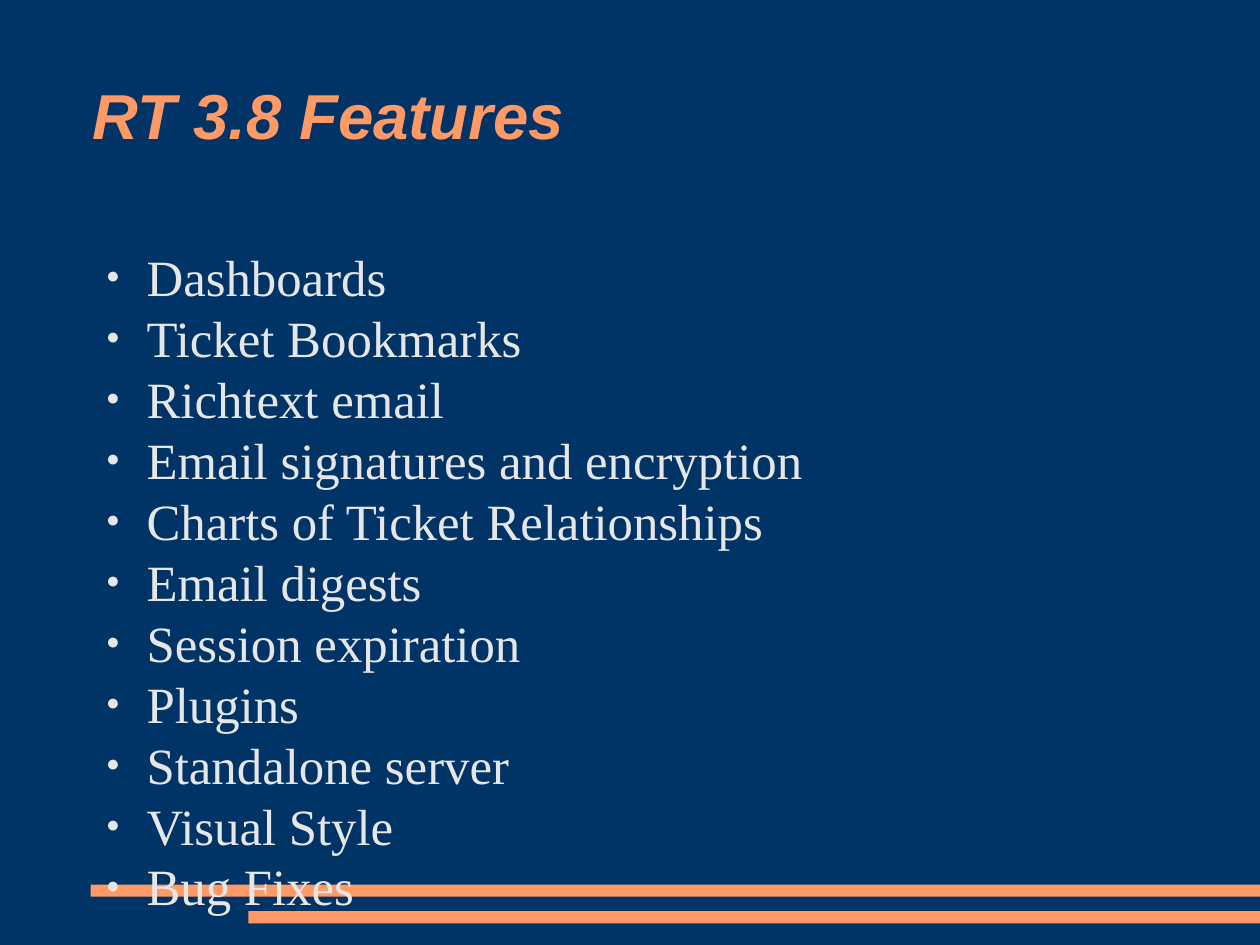
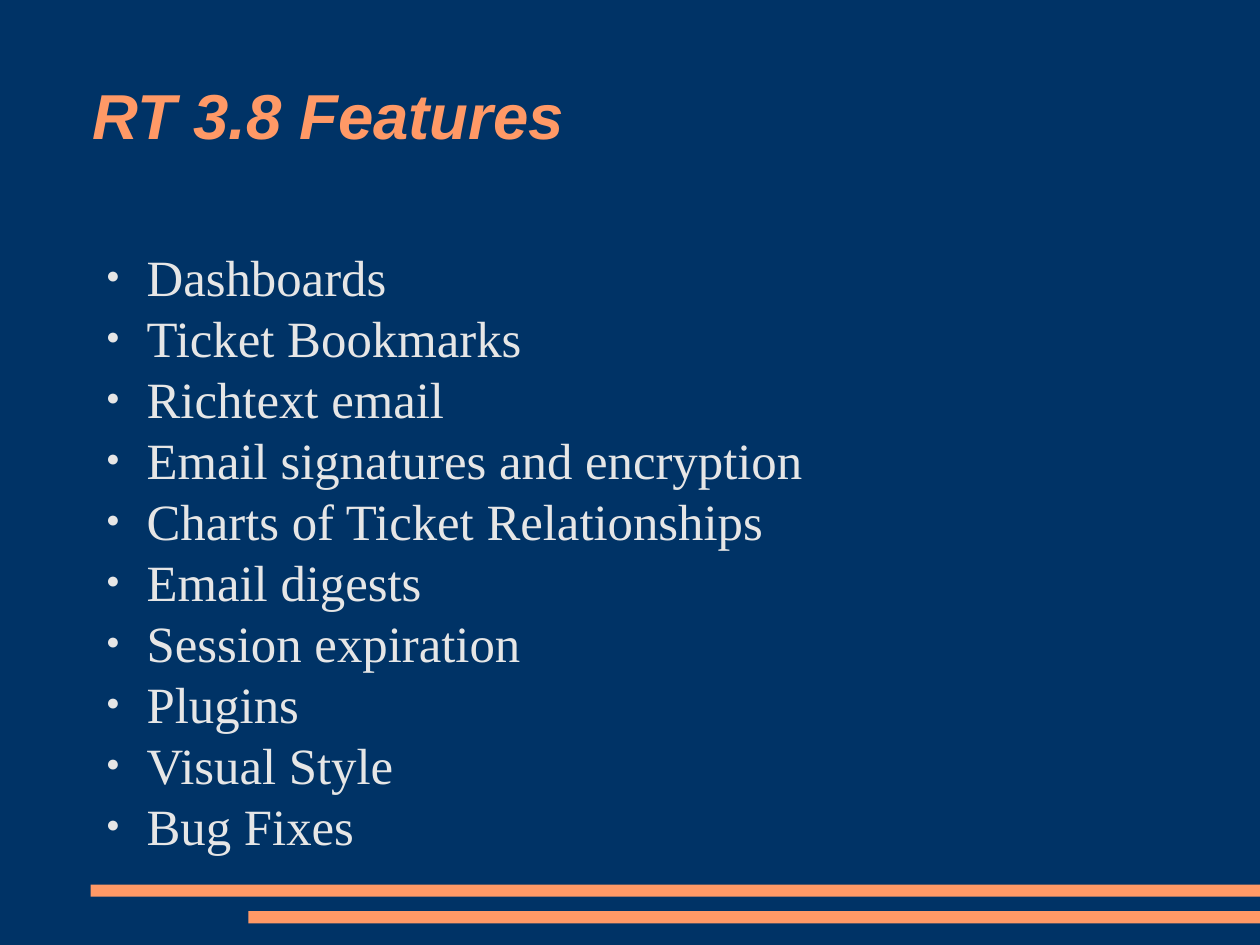
Before and after one commit to racke/Presentations, a slide deck: slide 5 of npw2009/rt38.odp. Drawn at 1260x945 pixels with LibreOffice and Linux fonts; fonts in the diff are those of the drawing. Boxes give left, top, right and bottom in pixels: in the first picture for what was removed or moved away, otherwise in the second. Text is boxed around its words. In the diff, an @@ line names an element or a change of style, - is before the commit and + after.

```diff
--- a/npw2009/rt38.odp
+++ b/npw2009/rt38.odp
@@ text at <box>147,748,509,785</box>: paragraph removed @@
-● Standalone server
```
Also in this commit, not shown: 5 other slides changed, 3 slides added, 1 slide removed, 2 other files.
